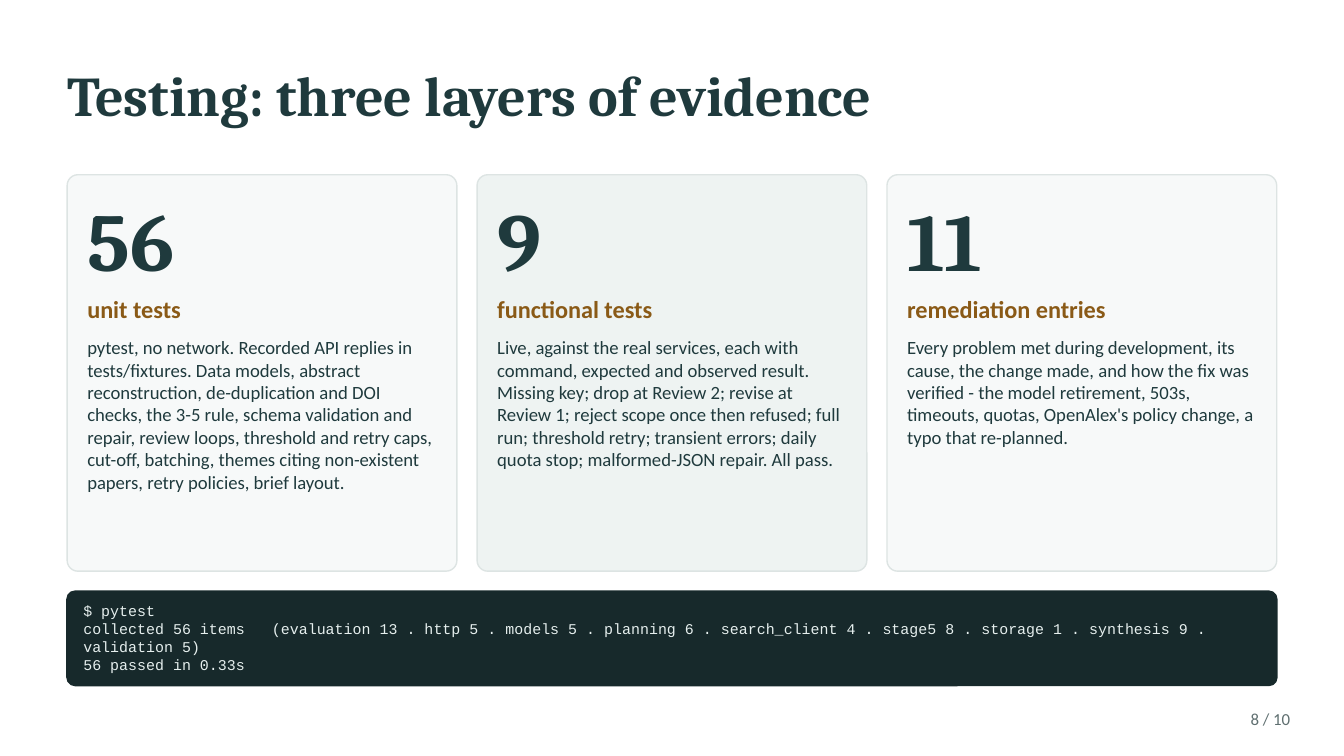
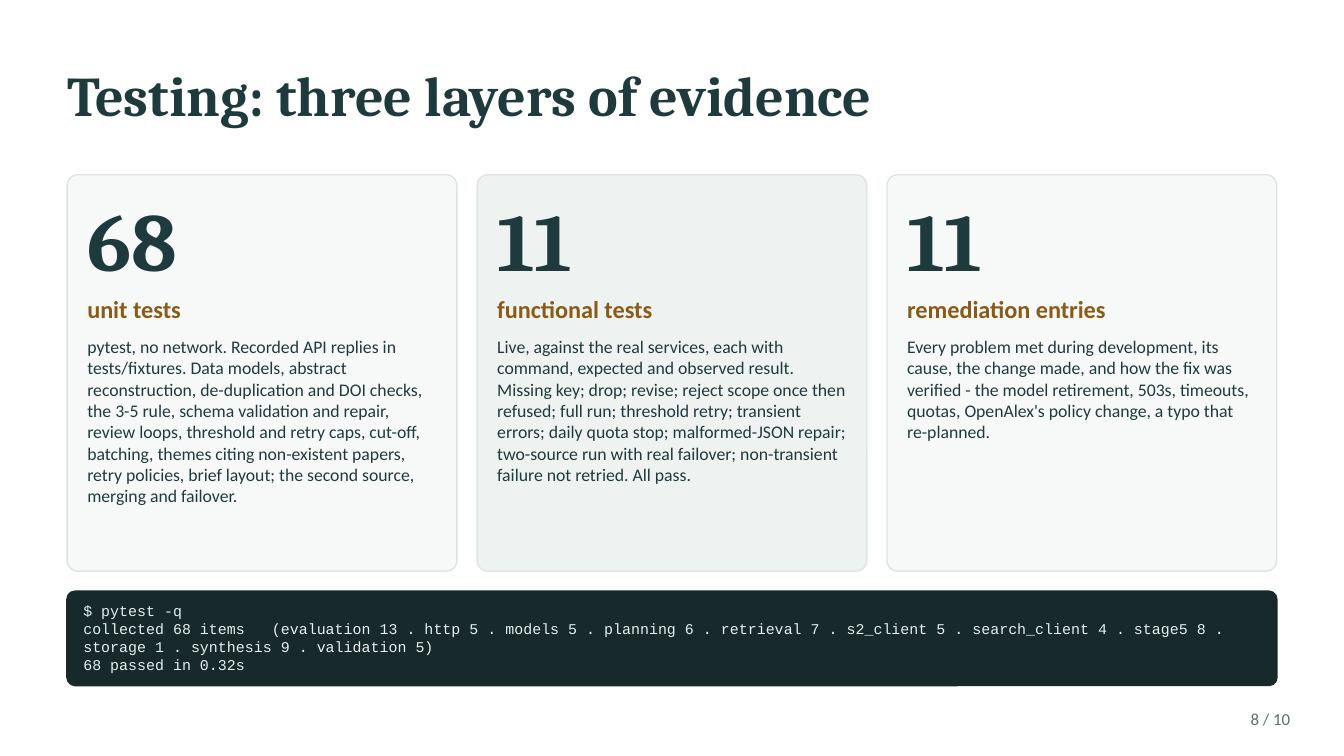
Before and after one commit to sergio88mi/research-agent, a slide deck: slide 8 of presentation/Research_Agent_Presentation.pptx. Drawn at 1344x756 pixels with LibreOffice and Linux fonts; fonts in the diff are those of the drawing. Boxes give left, top, right and bottom in pixels: in the first picture for what was removed or moved away, otherwise in the second. Text is boxed around its words. In the diff, an @@ line names an element or a change of style, - is before the commit and + after.

Commit message:
Presentation at 15 minutes covering Stage 7 and the feedback; pytest output at 68 tests

```diff
--- a/presentation/Research_Agent_Presentation.pptx
+++ b/presentation/Research_Agent_Presentation.pptx
@@ text at (87,215,177,272): text changed @@
-56
+68
@@ text at (497,216,572,271): text changed @@
-9
+11
@@ text at (87,340,422,505): text changed; size 10 to 9.5 pt @@
-pytest, no network. Recorded API replies in tests/fixtures. Data models, abstract reconstruction, de-duplication and DOI checks, the 3-5 rule, schema validation and repair, review loops, threshold and retry caps, cut-off, batching, themes citing non-existent papers, retry policies, brief layout.
+pytest, no network. Recorded API replies in tests/fixtures. Data models, abstract reconstruction, de-duplication and DOI checks, the 3-5 rule, schema validation and repair, review loops, threshold and retry caps, cut-off, batching, themes citing non-existent papers, retry policies, brief layout; the second source, merging and failover.
@@ text at (497,340,845,484): text changed; size 10 to 9.5 pt @@
-Live, against the real services, each with command, expected and observed result. Missing key; drop at Review 2; revise at Review 1; reject scope once then refused; full run; threshold retry; transient errors; daily quota stop; malformed-JSON repair. All pass.
+Live, against the real services, each with command, expected and observed result. Missing key; drop; revise; reject scope once then refused; full run; threshold retry; transient errors; daily quota stop; malformed-JSON repair; two-source run with real failover; non-transient failure not retried. All pass.
@@ text "Every problem met during development, ..." at (907,340,1249,441): size 10 to 9.5 pt @@
@@ text at (83,606,1206,673): text changed @@
-$ pytest
-collected 56 items (evaluation 13 . http 5 . models 5 . planning 6 . search_client 4 . stage5 8 . storage 1 . synthesis 9 . validation 5)
-56 passed in 0.33s
+$ pytest -q
+collected 68 items (evaluation 13 . http 5 . models 5 . planning 6 . retrieval 7 . s2_client 5 . search_client 4 . stage5 8 . storage 1 . synthesis 9 . validation 5)
+68 passed in 0.32s
```
Also in this commit, not shown: 7 other slides changed, 2 other files.
